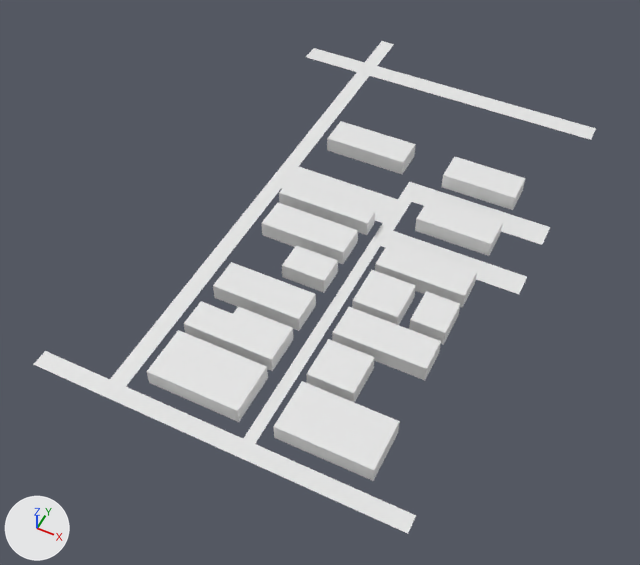
The glTF model public/assets/models/ar00.glb: old version first, new version second.
The view is the same before and after, from a 50 mm lens placed at (92.0, -188.0, 226.0), pointed at (-4.0, 4.0, -14.0). Lighting does not change. The marker at lower left points along +X, +Y and +Z. Vertices at the same position are counted once.

Objects in the first picture: '00.road', 'ar12', 'ar13', 'ar14', 'ar15', 'ar16', 'ar17', 'ar20', 'ar21', 'ar22', 'ar23', 'ar24', 'ar25'.
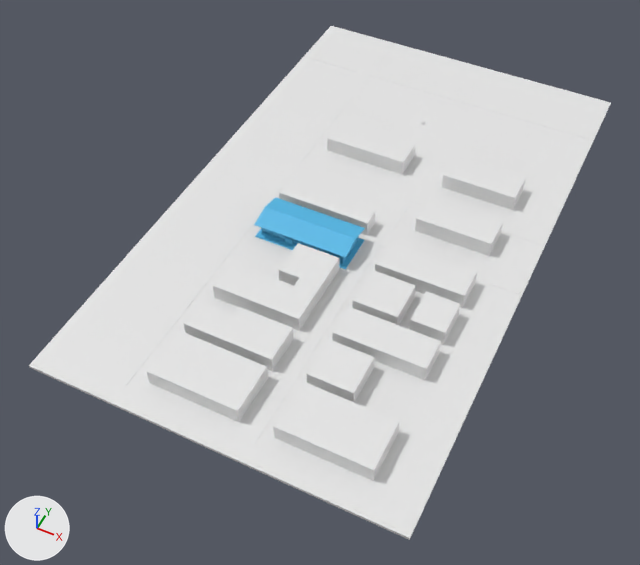
The change, as a diff of the scene's bpy script:
```diff
--- a/public/assets/models/ar00.glb.py
+++ b/public/assets/models/ar00.glb.py
@@ mat_b_white @@
+mat_b_white = principled_material('b-white')
+mat_b_white.base_color = (0.0836, 0.486, 0.8)  # blue #52b9e7
@@ me_plane_008 @@
 # used by ob_ar15; location = (-27.2, 3.7, 0.0)
-me_plane_008.from_pydata(...)  # 8 vertices, 12 faces; spans x 0.0..32.0, y 0.0..12.0, z 0.0..6.0
+me_plane_008.from_pydata(...)  # 3349 vertices, 5150 faces; spans x -1.8..33.8, y -1.9..13.9, z -0.4..7.6
+# me_plane_008 part 1: 4 vertices moved from x 0.0..32.0, y 0.0..12.0, z 6.0 to x 0.0..32.0, y 0.0..12.0, z 0.2; 3101 vertices added at x -1.8..33.8, y -1.9..13.9, z -0.4..7.6
+# me_plane_008 part 2: 12 faces spanning x 0.0..32.0, y 0.0..12.0, z 0.0..0.2 switch from no material to mat_b_white (blue #52b9e7)
@@ me_plane_015 @@
 # used by ob_ar17; location = (-11.2, -10.9, 0.0)
-me_plane_015.from_pydata(...)  # 8 vertices, 12 faces; spans x 0.0..16.0, y 0.0..10.4, z 0.0..6.0
+me_plane_015.from_pydata(...)  # 16 vertices, 22 faces; spans x 0.0..16.0, y -2.9..15.3, z 0.0..6.0
+# me_plane_015 part 3: the whole mesh is rebuilt
@@ me_plane_037 @@
 # used by ob_00_road; location = (-63.8, -78.6, 0.0)
-me_plane_037.from_pydata(...)  # 50 vertices, 52 faces; spans x 0.0..128.0, y 0.0..214.0, z 0.0
+me_plane_037.from_pydata(...)  # 108 vertices, 208 faces; spans x -1.0..129.0, y -1.0..215.0, z -1.0..0.0
+# me_plane_037 part 4: a new loose piece, a box spanning x -1.0..128.7, y -1.0..215.3, z -1.0..0.0
+# me_plane_037 part 5: 50 vertices added at x 0.0..128.0, y 0.0..214.0, z 0.0
@@ ob_ar15 @@
 ob_ar15 = bpy.data.objects.new('ar15', me_plane_008)
-ob_ar15.location = (-27.2, 3.7, 0.0)
+ob_ar15.location = (-27.2, 3.7, 0.4)
@@ ob_ar17 @@
 ob_ar17 = bpy.data.objects.new('ar17', me_plane_015)
-ob_ar17.location = (-11.2, -10.9, 0.0)
+ob_ar17.location = (-11.2, -14.4, 0.0)
```

Pixel boxes [x1, y1, x2, y2] of what changed, in the pictures (640 x 565 px):
'00.road', reshaped
    before: [34, 41, 596, 534]
    after: [29, 26, 611, 540]
'ar15', reshaped, moved (14% wider, 16% taller)
    before: [261, 203, 358, 264]
    after: [254, 198, 365, 269]
'ar17', reshaped, moved (9% wider, 29% taller)
    before: [282, 245, 338, 293]
    after: [279, 243, 340, 305]
part 1 of me_plane_008, built on (blue)
    after: [254, 198, 365, 269]
part 2 of me_plane_008, recoloured
    before: [261, 203, 358, 264]
    after: [263, 231, 356, 263]
part 4 of me_plane_037, added
    after: [29, 26, 611, 540]
part 5 of me_plane_037, added
    after: [34, 41, 596, 534]
